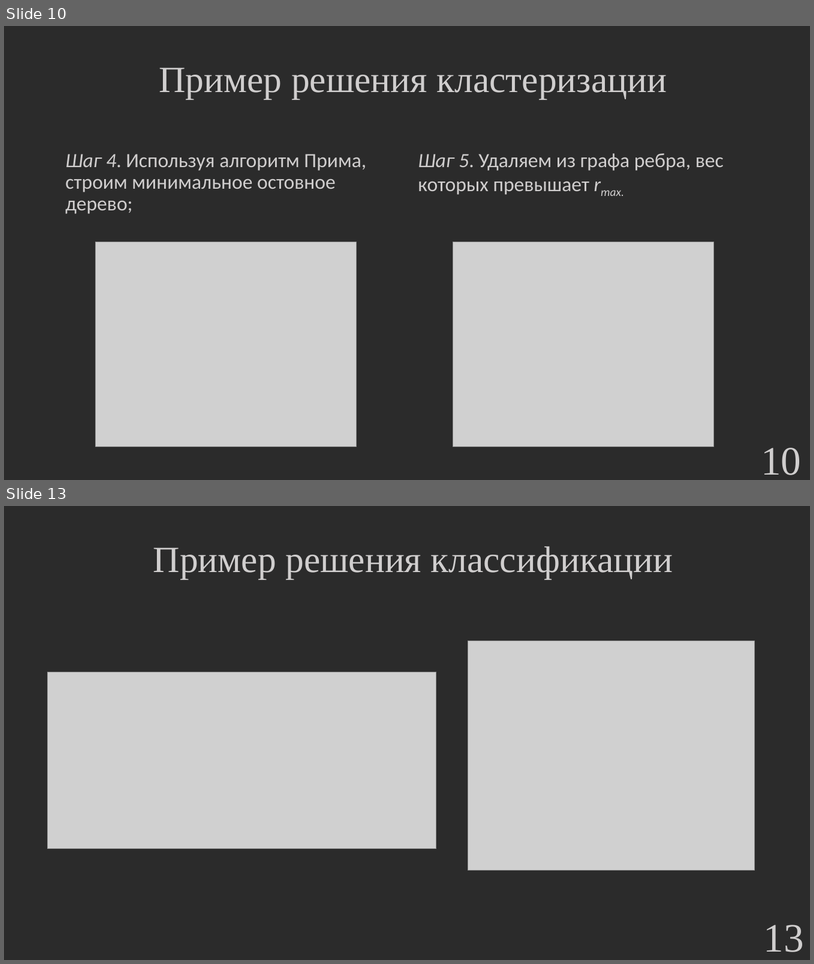
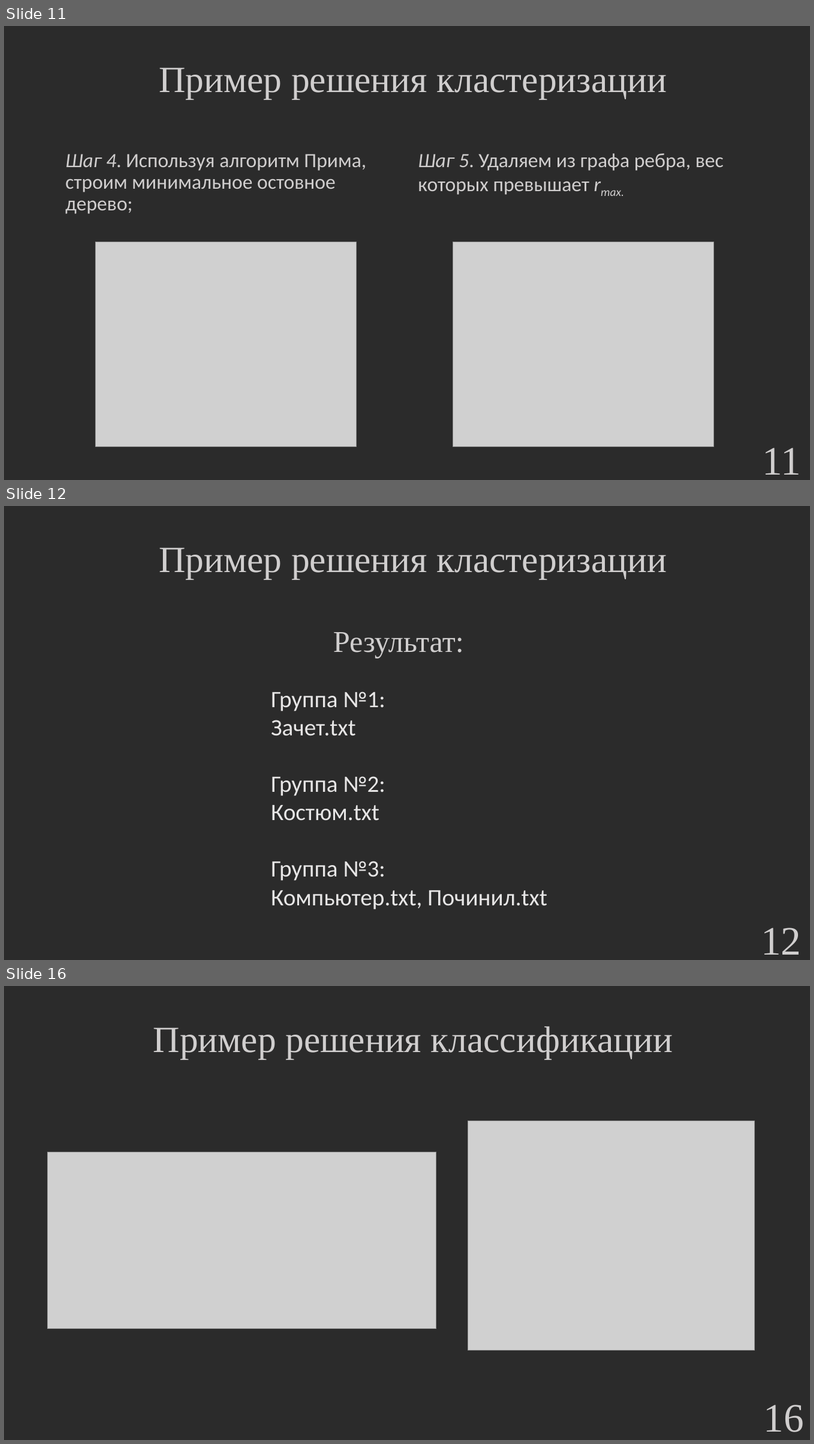
Before and after one commit to hetikk/diplom, a slide deck: docs/Презентация.pptx. Shown one above the other, each under a label of ours: slides 10 and 13 before the commit, slides 11, 12 and 16 after it; the slides between them are not shown. The pictures are 814x964 and 814x1444 pixels, drawn with LibreOffice and Linux fonts; fonts in the diff are those of the drawing; grey boxes stand for pictures; background and template pictures are left out; a plain dark background stands for a picture behind light text. Boxes give left, top, right and bottom in pixels: in the first picture for what was removed or moved away, otherwise in the second. Text is boxed around its words. In the diff, an @@ line names an element or a change of style, - is before the commit and + after.

```diff
--- a/docs/Презентация.pptx
+++ b/docs/Презентация.pptx
@@ slide 12 added at [4,506,810,960], background picture (left out) @@
@@ text added at [159,547,668,579], 44 pt, text #D0CECE @@
+Пример решения кластеризации
@@ text added at [333,632,464,658], 36 pt, text #D0CECE @@
+Результат:
@@ text added at [271,691,548,909], 28 pt, text #E7E6E6 @@
+Группа №1:
+Зачет.txt
+Группа №2:
+Костюм.txt
+Группа №3:
+Компьютер.txt, Починил.txt
@@ page number added at [761,927,801,954], 48 pt, text #D0CECE @@
+12
@@ what was slide 10 is now slide 11 @@
@@ page number at [763,447,802,474]: text changed @@
-10
+11
@@ what was slide 13 is now slide 16 @@
@@ page number at [764,1404,804,1432]: text changed @@
-13
+16
```
Also in this commit, not shown: 15 slides changed, 4 other slides added, 11 other files.
